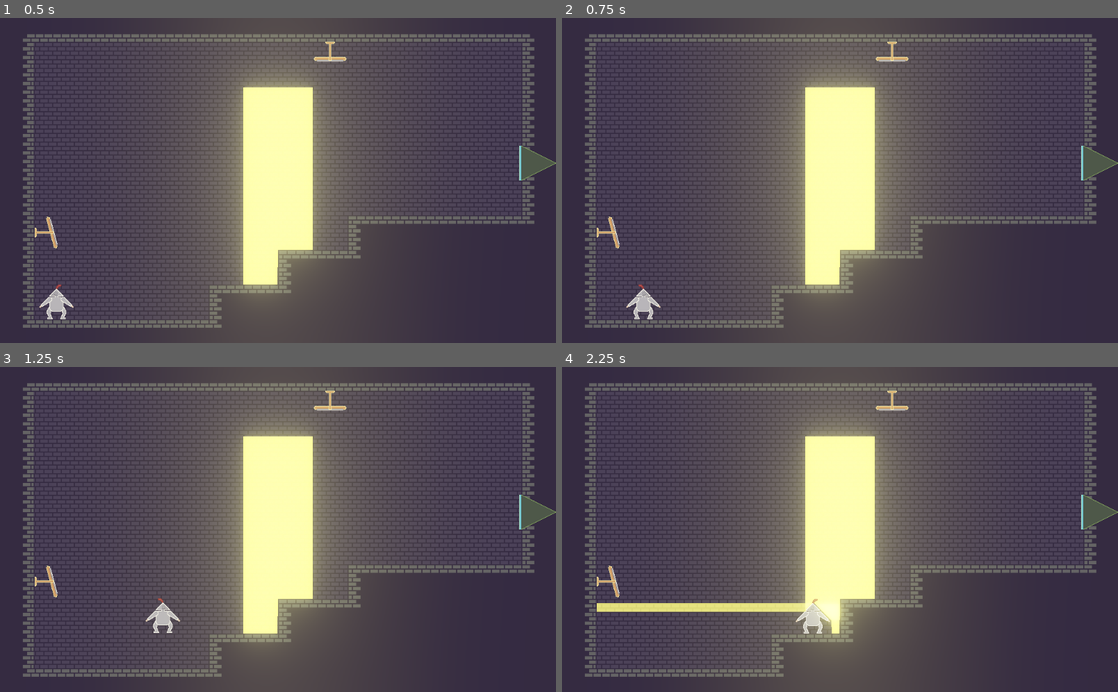
Above: before the commit, frames 1-4 (two rows, left to right).
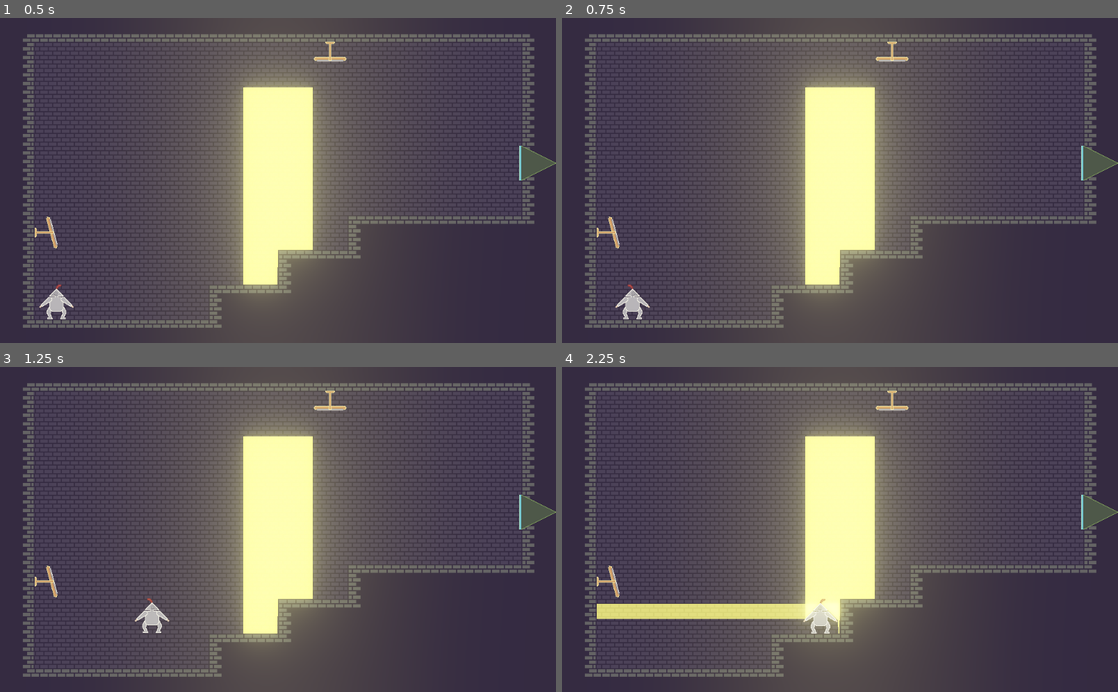
Above: after the commit, the same moments.

Repository: marc-jones/game-off-2022
Game: Godot game, scene res://nodes/PlayState.tscn
Same seed, same stepped clock (60 frames per second), same inputs: the game is played once before the commit and once after it.
Inputs:
- Up to frame 1 (0.5 s): no input
- Up to frame 2 (0.75 s): tap Enter at 0.5 s; hold Right (move_right) from 0.53 s (still down); tap Down (crouch, bound only after the commit) at 0.6 s
- Up to frame 3 (1.25 s): keep holding Right (move_right); tap Space (jump) at 0.77, 0.8, 1.07 s
- Up to frame 4 (2.25 s): tap Space (jump) at 1.35, 1.52, 1.82 s; tap Down (crouch, bound only after the commit) at 1.55, 2.1 s; release Right (move_right) at 2.03 s; hold Left (move_left) from 2.03 s (still down)

Frame 1 is identical in both runs. In frame 2, 0.4% of the frame differs, in the area x 9-18%, y 82-93%; in frame 3, 0.4%; in frame 4, 1.3%, in the area x 6-51%, y 71-83%.

Commit message:
Crouch lean

Diff:
--- a/nodes/Player.tscn
+++ b/nodes/Player.tscn
@@ -1,13 +1,17 @@
-[gd_scene load_steps=4 format=2]
+[gd_scene load_steps=5 format=2]
 
 [ext_resource path="res://scripts/Player.gd" type="Script" id=1]
-[ext_resource path="res://assets/knight/knight.png" type="Texture" id=2]
+[ext_resource path="res://assets/knight/knight_body.png" type="Texture" id=2]
 [ext_resource path="res://scripts/PlayerMirror.gd" type="Script" id=3]
+[ext_resource path="res://assets/knight/knight_legs.png" type="Texture" id=4]
 
 [node name="Player" type="KinematicBody2D"]
 script = ExtResource( 1 )
 
-[node name="Sprite" type="Sprite" parent="."]
+[node name="LegSprite" type="Sprite" parent="."]
+texture = ExtResource( 4 )
+
+[node name="BodySprite" type="Sprite" parent="."]
 texture = ExtResource( 2 )
 
 [node name="Area2D" type="Area2D" parent="."]
--- a/project.godot
+++ b/project.godot
@@ -35,6 +35,11 @@
 "events": [ Object(InputEventKey,"resource_local_to_scene":false,"resource_name":"","device":0,"alt":false,"shift":false,"control":false,"meta":false,"command":false,"pressed":false,"scancode":32,"physical_scancode":0,"unicode":0,"echo":false,"script":null)
  ]
 }
+crouch={
+"deadzone": 0.5,
+"events": [ Object(InputEventKey,"resource_local_to_scene":false,"resource_name":"","device":0,"alt":false,"shift":false,"control":false,"meta":false,"command":false,"pressed":false,"scancode":16777234,"physical_scancode":0,"unicode":0,"echo":false,"script":null)
+ ]
+}
 
 [physics]
 
--- a/scripts/Player.gd
+++ b/scripts/Player.gd
@@ -6,35 +6,53 @@
 const MASS = 20
 const CAYOTE_TIME = 0.1
 
+const LEAN_SPEED = PI / 1024
+const MAX_LEAN = PI / 4
+const CROUCH_AMOUNT = 8
+
 var velocity = Vector2()
 var jumping = false
 var falling = false
 var cayote_timer = 0.0
 
+var crouching = false
+var crouch_angle = 0.0
+
 onready var gravity = ProjectSettings.get_setting("physics/2d/default_gravity")
 
 func _physics_process(delta):
-	var walk = START_STOP_FORCE * (Input.get_action_strength("move_right") - Input.get_action_strength("move_left"))
-	if abs(walk) < START_STOP_FORCE * 0.2:
-		velocity.x = move_toward(velocity.x, 0, START_STOP_FORCE * delta)
+	if Input.is_action_just_pressed("crouch") and is_on_floor():
+		crouching = true
+		crouch()
+	if Input.is_action_just_released("crouch"):
+		crouching = false
+		uncrouch()
+	if crouching:
+		crouch_angle += LEAN_SPEED * (Input.get_action_strength("move_right") - Input.get_action_strength("move_left"))
+		crouch_angle = clamp(crouch_angle, -MAX_LEAN, MAX_LEAN)
+		crouch_rotate()
 	else:
-		velocity.x += walk * delta
-	velocity.x = clamp(velocity.x, -WALK_MAX_SPEED, WALK_MAX_SPEED)
-	velocity.y += gravity * MASS * delta
-	update_sprite(velocity)
-	velocity = move_and_slide_with_snap(velocity, Vector2.DOWN, Vector2.UP)
-	if is_on_floor() and (jumping or falling):
-		jumping = false
-		falling = false
-	if (is_on_floor() or (falling and cayote_timer < CAYOTE_TIME)) and Input.is_action_just_pressed("jump"):
-		velocity.y = -JUMP_SPEED
-		jumping = true
-		falling = false
-	if not is_on_floor() and not jumping and not falling:
-		falling = true
-		cayote_timer = 0.0
-	if falling:
-		cayote_timer += delta
+		var walk = START_STOP_FORCE * (Input.get_action_strength("move_right") - Input.get_action_strength("move_left"))
+		if abs(walk) < START_STOP_FORCE * 0.2:
+			velocity.x = move_toward(velocity.x, 0, START_STOP_FORCE * delta)
+		else:
+			velocity.x += walk * delta
+		velocity.x = clamp(velocity.x, -WALK_MAX_SPEED, WALK_MAX_SPEED)
+		velocity.y += gravity * MASS * delta
+		update_sprite(velocity)
+		velocity = move_and_slide_with_snap(velocity, Vector2.DOWN, Vector2.UP)
+		if is_on_floor() and (jumping or falling):
+			jumping = false
+			falling = false
+		if (is_on_floor() or (falling and cayote_timer < CAYOTE_TIME)) and Input.is_action_just_pressed("jump"):
+			velocity.y = -JUMP_SPEED
+			jumping = true
+			falling = false
+		if not is_on_floor() and not jumping and not falling:
+			falling = true
+			cayote_timer = 0.0
+		if falling:
+			cayote_timer += delta
 
 func update_sprite(current_velocity):
 	if current_velocity.x < 0:
@@ -43,7 +61,23 @@
 		face_right()
 
 func face_left():
-	$Sprite.flip_h = false
+	$LegSprite.flip_h = false
+	$BodySprite.flip_h = false
 
 func face_right():
-	$Sprite.flip_h = true
+	$LegSprite.flip_h = true
+	$BodySprite.flip_h = true
+
+func crouch():
+	$BodySprite.position.y = CROUCH_AMOUNT
+	$Area2D.position.y = CROUCH_AMOUNT
+
+func uncrouch():
+	crouch_angle = 0.0
+	crouch_rotate()
+	$BodySprite.position.y = 0
+	$Area2D.position.y = 0
+
+func crouch_rotate():
+	$BodySprite.rotation = crouch_angle
+	$Area2D.rotation = crouch_angle
Binary file added: assets/knight/knight_body.png
Not shown, added: assets/knight/knight_body.png.import
Binary file added: assets/knight/knight_legs.png
Not shown, added: assets/knight/knight_legs.png.import
